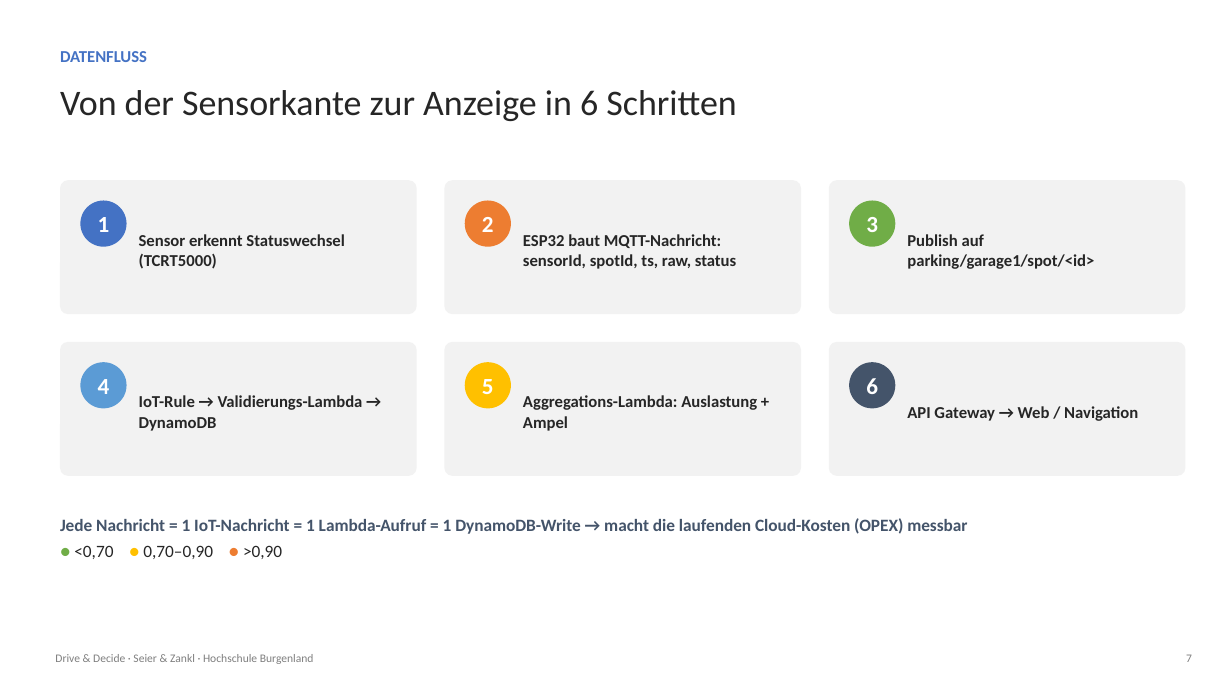
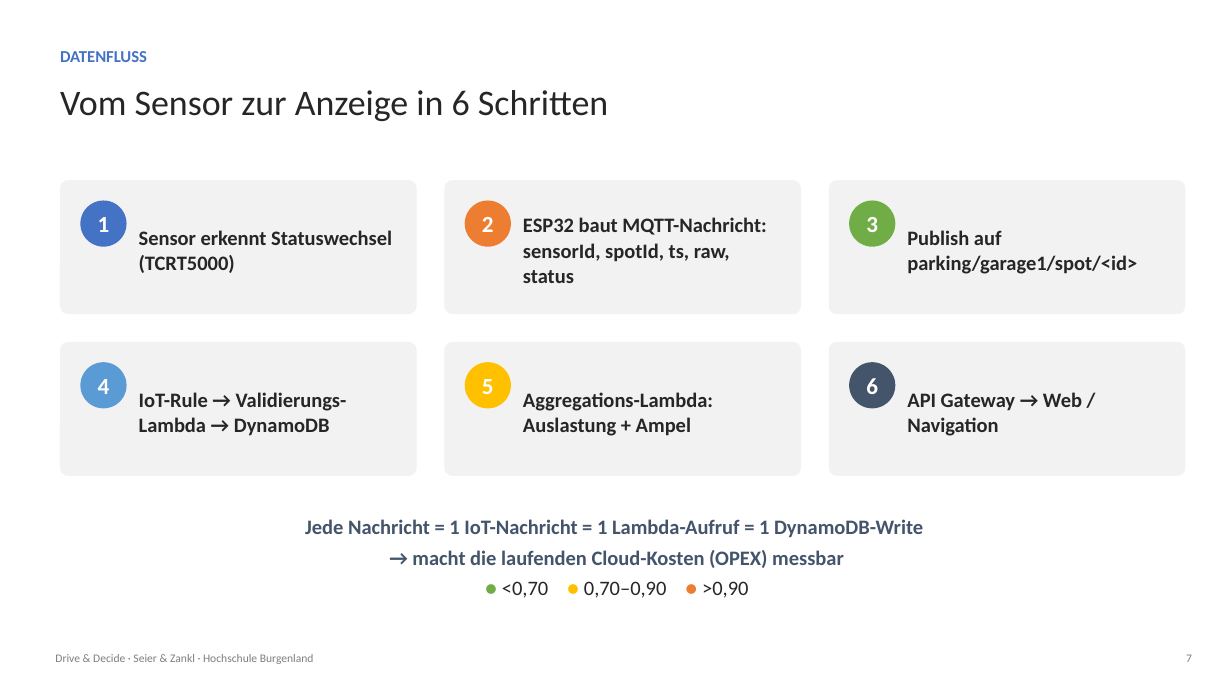
Before and after one commit to hochschule-jz/gruppe-n-inenp, a slide deck: slide 7 of presentation/Präsentation.pptx. Drawn at 1232x693 pixels with LibreOffice and Linux fonts; fonts in the diff are those of the drawing. Boxes give left, top, right and bottom in pixels: in the first picture for what was removed or moved away, otherwise in the second. Text is boxed around its words. In the diff, an @@ line names an element or a change of style, - is before the commit and + after.

```diff
--- a/presentation/Präsentation.pptx
+++ b/presentation/Präsentation.pptx
@@ text at <box>60,90,608,121</box>: text changed @@
-Von der Sensorkante zur Anzeige in 6 Schritten
+Vom Sensor zur Anzeige in 6 Schritten
@@ text "ESP32 baut MQTT-Nachricht: sensorId, spotId, ...": place and size @@
-text "ESP32 baut MQTT-Nachricht: sensorId, spotId, ..." at <box>523,234,736,269</box>
+text "ESP32 baut MQTT-Nachricht: sensorId, spotId, ..." at <box>523,217,766,283</box>
@@ size 13 to 16 pt in 6 elements at <box>523,217,766,283</box>, <box>139,230,392,273</box>, <box>907,230,1137,274</box>, <box>139,392,347,436</box>, <box>523,392,713,436</box>, <box>907,392,1082,436</box> @@
@@ text "API Gateway → Web / ...": place and size @@
-text "API Gateway → Web / ..." at <box>907,406,1138,421</box>
+text "API Gateway → Web / ..." at <box>907,392,1082,436</box>
@@ text at <box>305,519,923,568</box>: text changed; size 13.5 to 16 pt @@
-Jede Nachricht = 1 IoT-Nachricht = 1 Lambda-Aufruf = 1 DynamoDB-Write → macht die laufenden Cloud-Kosten (OPEX) messbar
+Jede Nachricht = 1 IoT-Nachricht = 1 Lambda-Aufruf = 1 DynamoDB-Write
+→ macht die laufenden Cloud-Kosten (OPEX) messbar
@@ text at <box>502,581,748,598</box>: size 13.5 to 16 pt in "● <0,70 ● 0,70–0,90 ● >0,90"; alignment left to centre @@
```
Also in this commit, not shown: 10 other slides changed.
